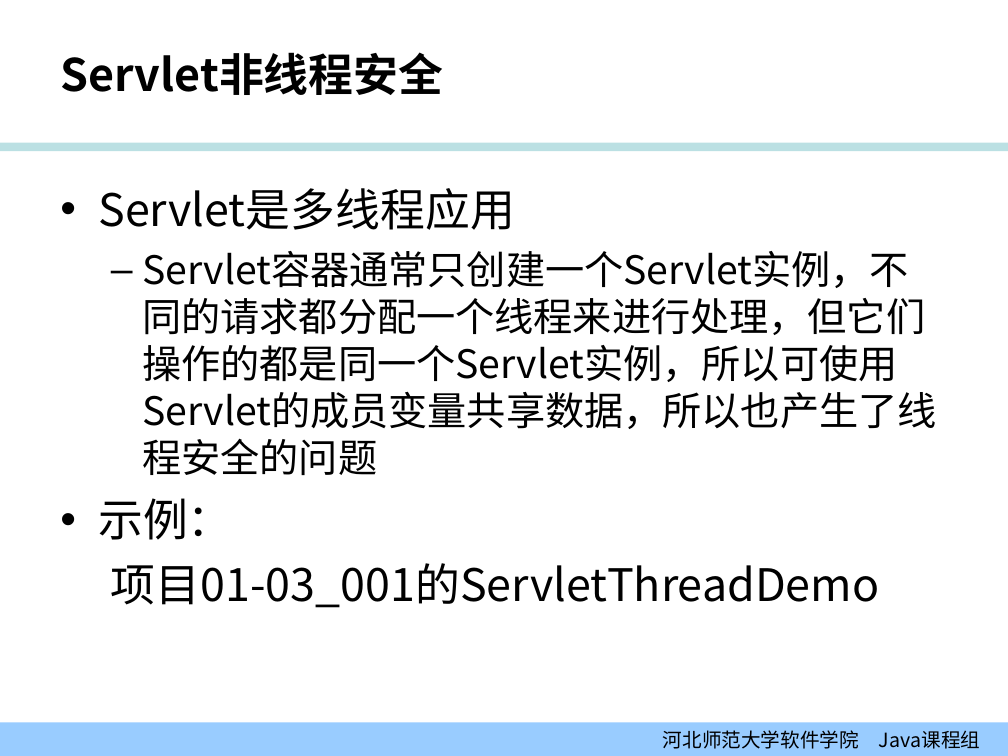
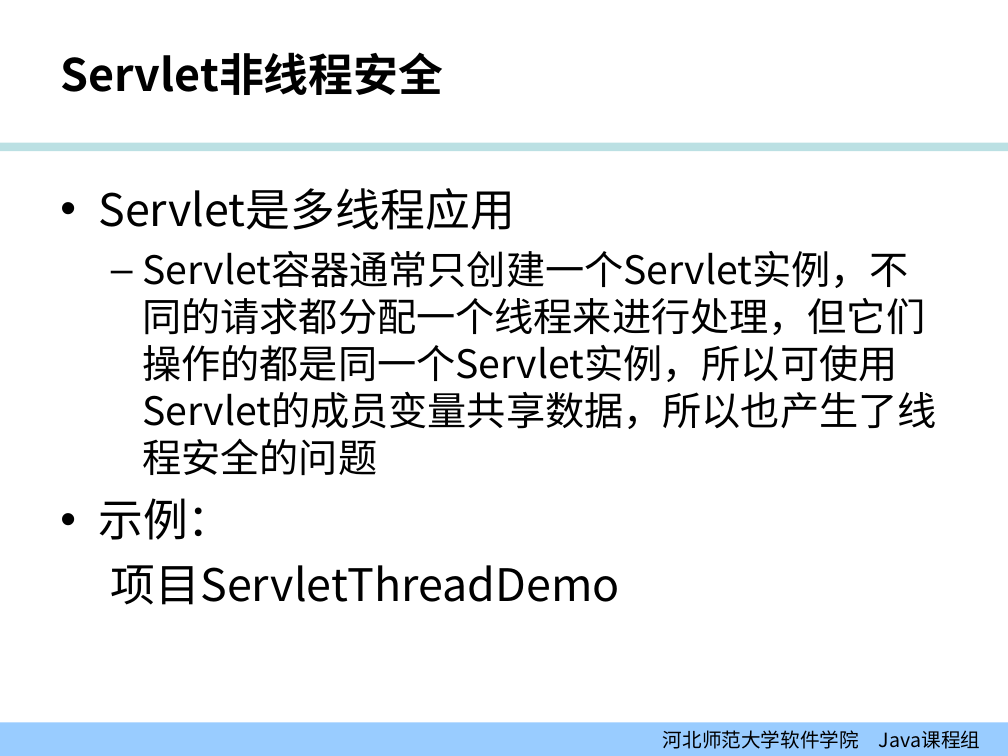
Before and after one commit to edu2act/course-JavaEE, a slide deck: slide 27 of 课程PPT/01-03_Servlet模型（二）.ppt. Drawn at 1008x756 pixels with LibreOffice and Linux fonts; fonts in the diff are those of the drawing; background and template pictures are left out. Boxes give left, top, right and bottom in pixels: in the first picture for what was removed or moved away, otherwise in the second. Text is boxed around its words. In the diff, an @@ line names an element or a change of style, - is before the commit and + after.

```diff
--- a/课程PPT/01-03_Servlet模型（二）.ppt
+++ b/课程PPT/01-03_Servlet模型（二）.ppt
@@ text at [111, 565, 620, 605]: text changed @@
-项目01-03_001的ServletThreadDemo
+项目ServletThreadDemo
```
Also in this commit, not shown: 3 other slides changed, 3 other files.
